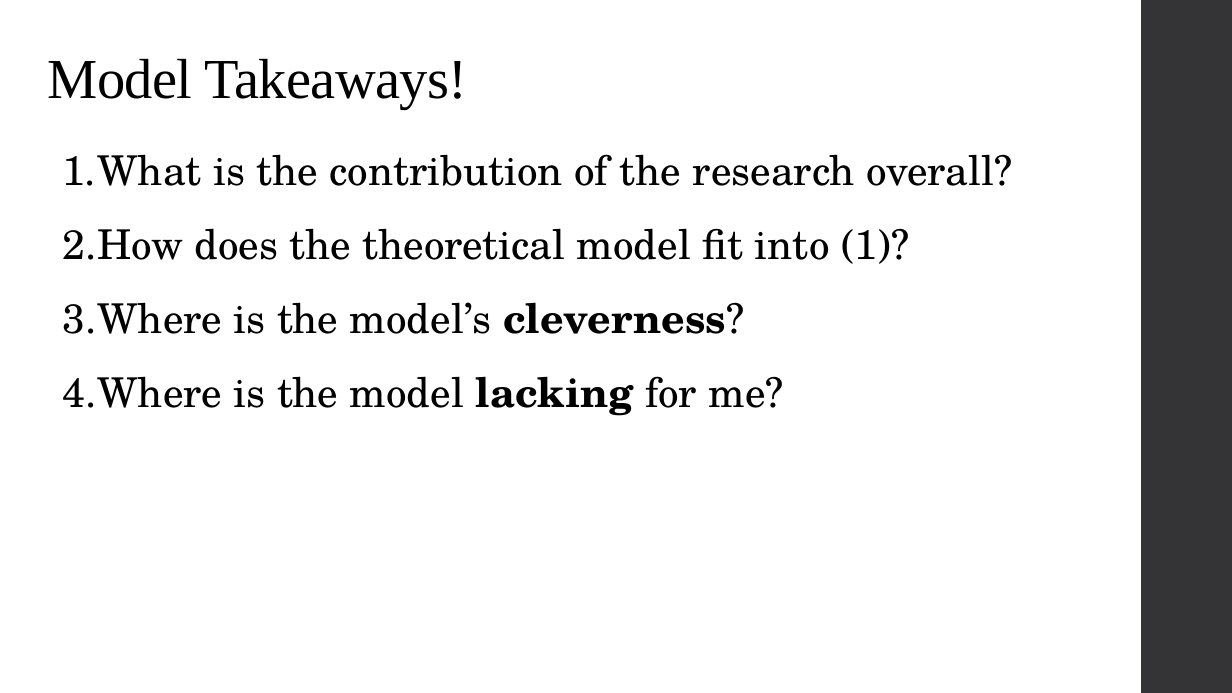
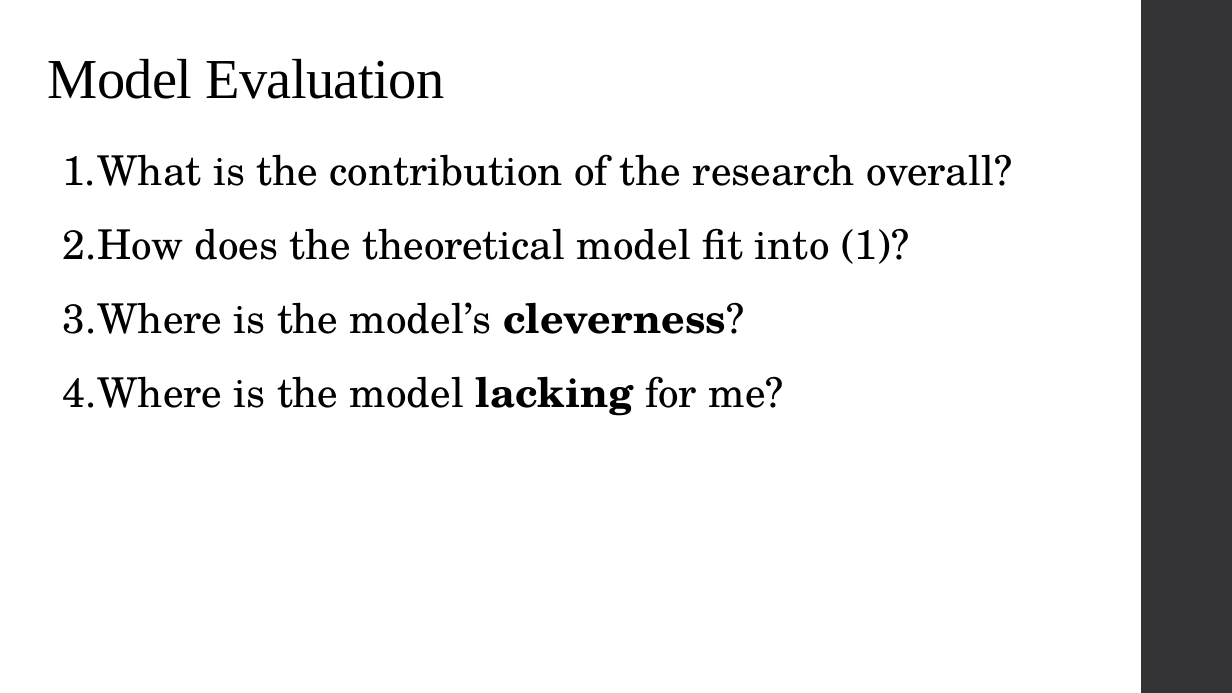
Before and after one commit to alex-hoagland/HAD6750H, a slide deck: slide 37 of Lecture02_MoralHazard/L2Slides_MoralHazard.pptx (slide 42 before the commit). Drawn at 1232x693 pixels with LibreOffice and Linux fonts; fonts in the diff are those of the drawing. Boxes give left, top, right and bottom in pixels: in the first picture for what was removed or moved away, otherwise in the second. Text is boxed around its words. In the diff, an @@ line names an element or a change of style, - is before the commit and + after.

```diff
--- a/Lecture02_MoralHazard/L2Slides_MoralHazard.pptx
+++ b/Lecture02_MoralHazard/L2Slides_MoralHazard.pptx
@@ text at (48, 58, 444, 99): text changed @@
-Model Takeaways!
+Model Evaluation
```
Also in this commit, not shown: 6 other slides changed, 4 slides added.
